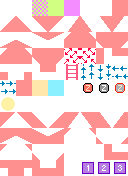
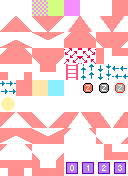
The second 128×176 image is a revision of the first. Changes to its layers:
renamed "Layer 35" to "Layer 36", painted on it over (66, 162, 78, 174)
